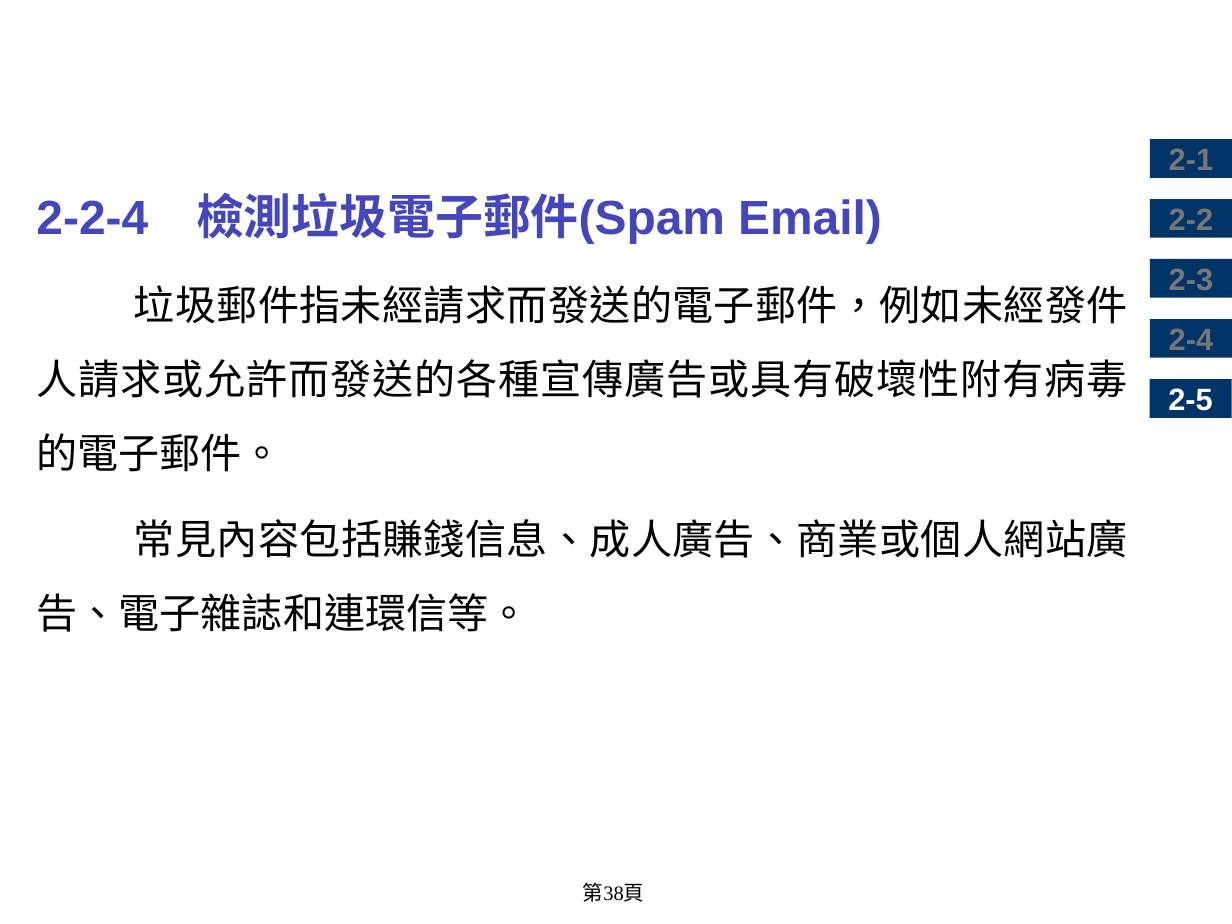
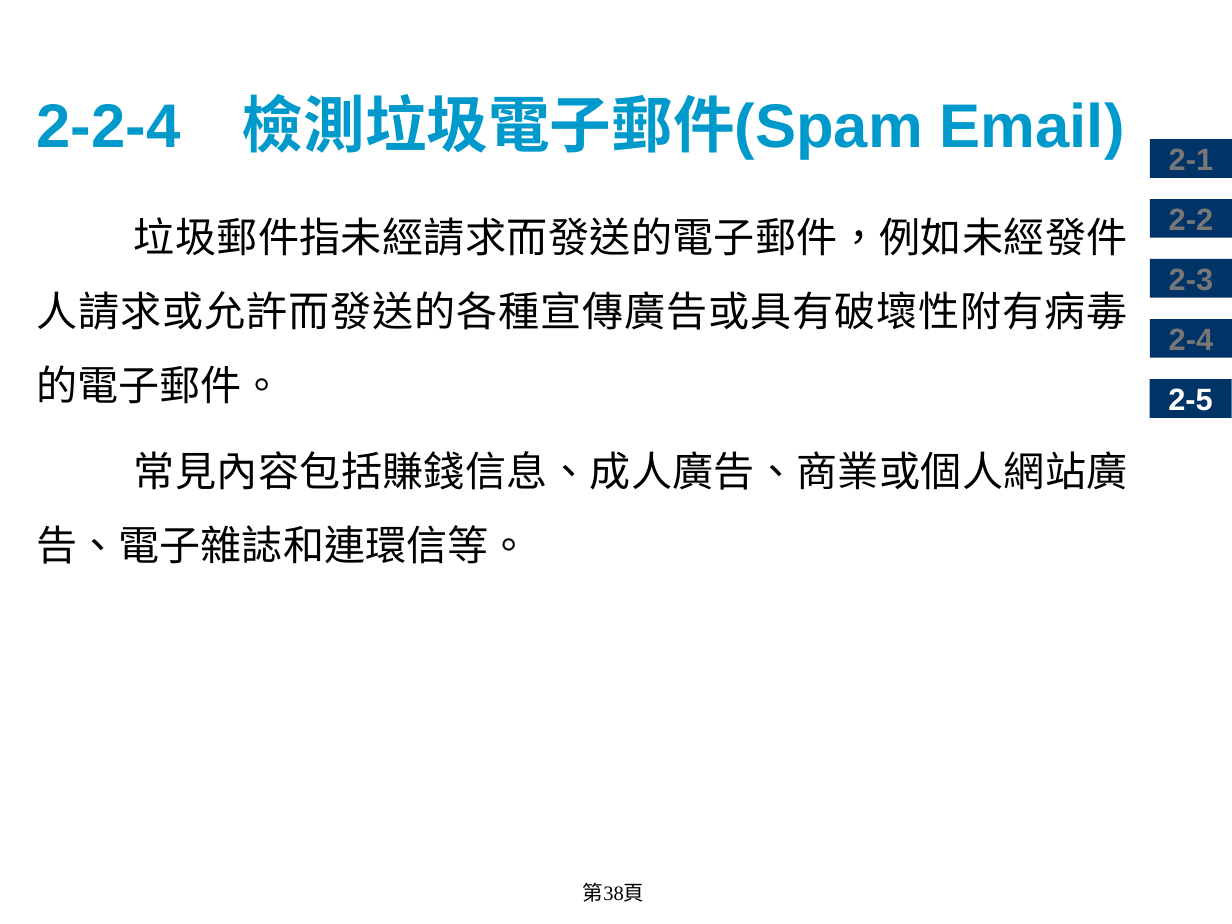
Before and after one commit to chih-chengwu/Artificial-Intelligence-MD, a slide deck: slide 38 of 2.人工智慧應用.pptx. Drawn at 1232x924 pixels with LibreOffice and Linux fonts; fonts in the diff are those of the drawing; background and template pictures are left out. Boxes give left, top, right and bottom in pixels: in the first picture for what was removed or moved away, otherwise in the second. Text is boxed around its words. In the diff, an @@ line names an element or a change of style, - is before the commit and + after.

```diff
--- a/2.人工智慧應用.pptx
+++ b/2.人工智慧應用.pptx
@@ title added at <box>36,94,1125,160</box>, 36 pt, text #0099CC, bold @@
+2-2-4 檢測垃圾電子郵件(Spam Email)
@@ text at <box>36,193,882,244</box>: paragraph removed @@
-2-2-4 檢測垃圾電子郵件(Spam Email)
```
Also in this commit, not shown: 43 other slides changed, 14 slides added, 14 slides removed, 3 other files.
